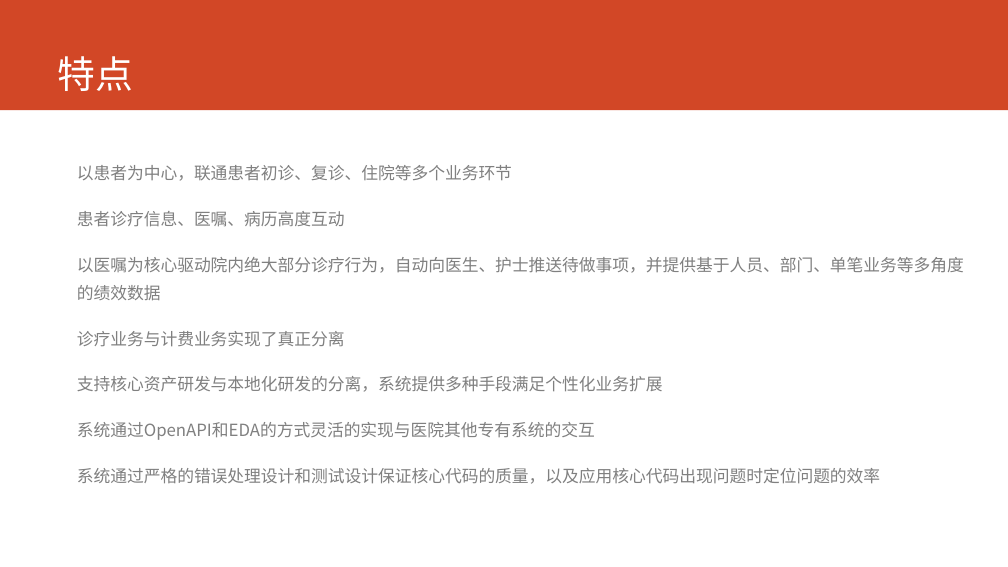
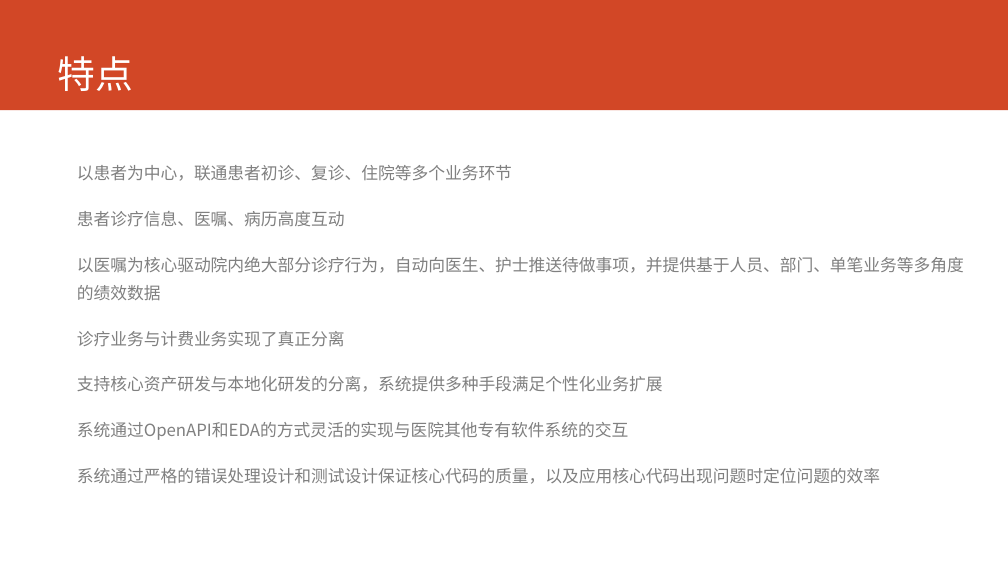
Before and after one commit to AppSecAI-TEST/hospital, a slide deck: slide 3 of doc/EVE新一代HIS核心系统.pptx. Drawn at 1008x567 pixels with LibreOffice and Linux fonts; fonts in the diff are those of the drawing. Boxes give left, top, right and bottom in pixels: in the first picture for what was removed or moved away, otherwise in the second. Text is boxed around its words. In the diff, an @@ line names an element or a change of style, - is before the commit and + after.

```diff
--- a/doc/EVE新一代HIS核心系统.pptx
+++ b/doc/EVE新一代HIS核心系统.pptx
@@ text at (77, 422, 628, 440): text changed @@
-系统通过OpenAPI和EDA的方式灵活的实现与医院其他专有系统的交互
+系统通过OpenAPI和EDA的方式灵活的实现与医院其他专有软件系统的交互
```
Also in this commit, not shown: 1 slide added.
